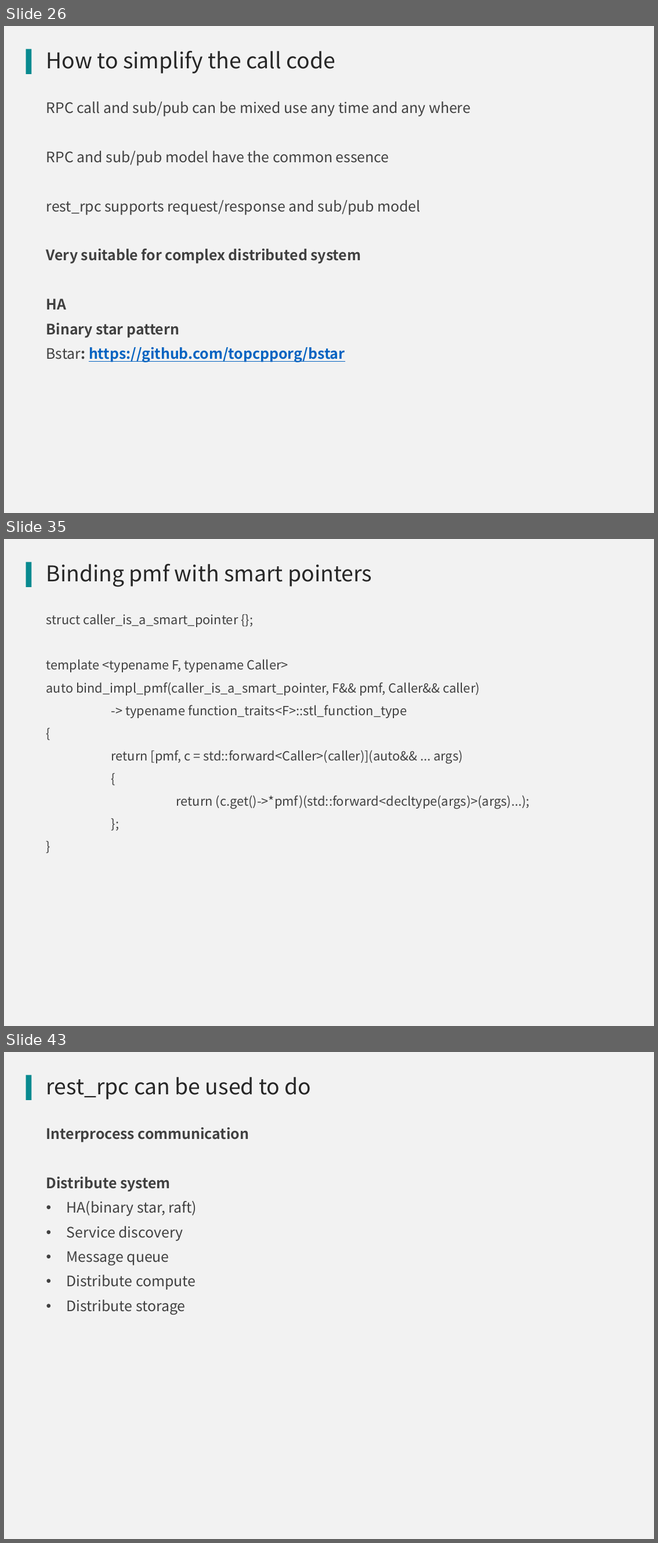
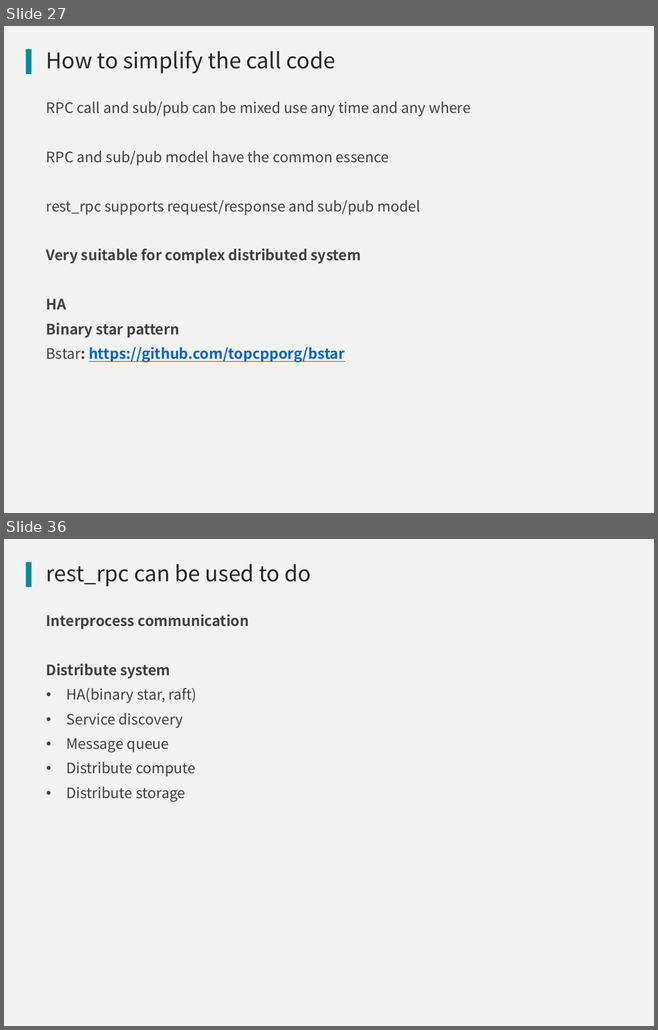
Before and after one commit to qicosmos/cppnow2017-ppt, a slide deck: An easy to use RPC framework implemented by c++11 and c++14.pptx. Shown one above the other, each under a label of ours: slides 26, 35 and 43 before the commit, slides 27 and 36 after it; the slides between them are not shown. The pictures are 658x1543 and 658x1030 pixels, drawn with LibreOffice and Linux fonts; fonts in the diff are those of the drawing; background and template pictures are left out. Boxes give left, top, right and bottom in pixels: in the first picture for what was removed or moved away, otherwise in the second. Text is boxed around its words. In the diff, an @@ line names an element or a change of style, - is before the commit and + after.

```diff
--- a/An easy to use RPC framework implemented by c++11 and c++14.pptx
+++ b/An easy to use RPC framework implemented by c++11 and c++14.pptx
@@ slide 35 removed at (4,539,654,1026), background #F2F2F2; not listed: 1 template element that a slide beside it also shows @@
@@ title removed at (46,564,372,587) @@
-Binding pmf with smart pointers
@@ text removed at (46,614,529,809) @@
-struct caller_is_a_smart_pointer {};
-template <typename F, typename Caller>
-auto bind_impl_pmf(caller_is_a_smart_pointer, F&& pmf, Caller&& caller)
--> typename function_traits<F>::stl_function_type
-{
-return [pmf, c = std::forward<Caller>(caller)](auto&& ... args)
-{
-return (c.get()->*pmf)(std::forward<decltype(args)>(args)...);
-};
-}
@@ what was slide 26 is now slide 27 @@
@@ what was slide 43 is now slide 36 @@
```
Also in this commit, not shown: 13 slides changed, 2 slides added, 8 other slides removed.
